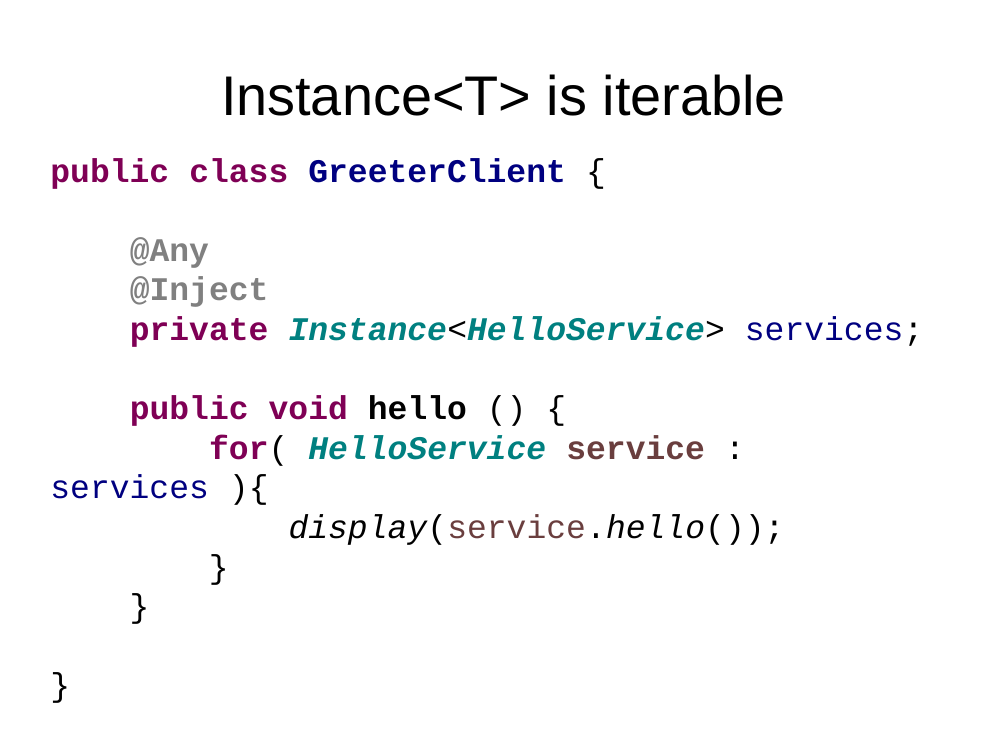
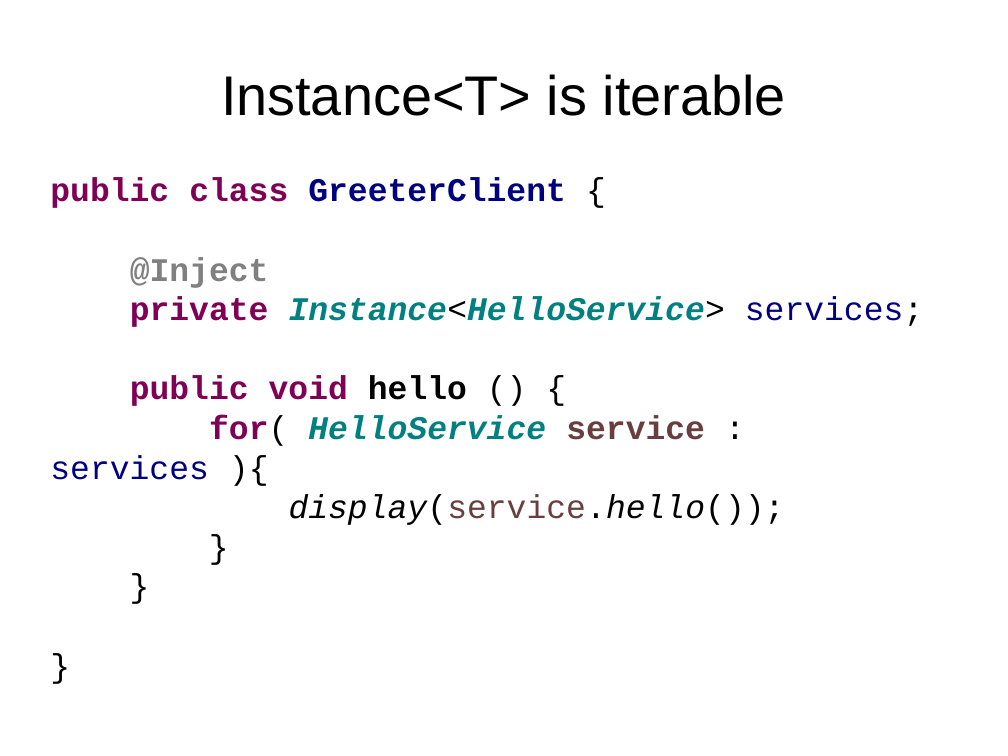
Before and after one commit to FrigoCoder/CDI, a slide deck: slide 48 of CDI.odp (slide 47 before the commit). Drawn at 1008x756 pixels with LibreOffice and Linux fonts; fonts in the diff are those of the drawing. Boxes give left, top, right and bottom in pixels: in the first picture for what was removed or moved away, otherwise in the second. Text is boxed around its words. In the diff, an @@ line names an element or a change of style, - is before the commit and + after.

```diff
--- a/CDI.odp
+++ b/CDI.odp
@@ text "public class GreeterClient {": place and size @@
-text "public class GreeterClient {" at [50, 158, 924, 545]
+text "public class GreeterClient {" at [50, 178, 924, 525]
@@ text at [130, 237, 209, 268]: paragraph removed @@
-@Any
```
Also in this commit, not shown: 1 other slide changed, 5 slides added, 1 slide removed, 3 other files.
